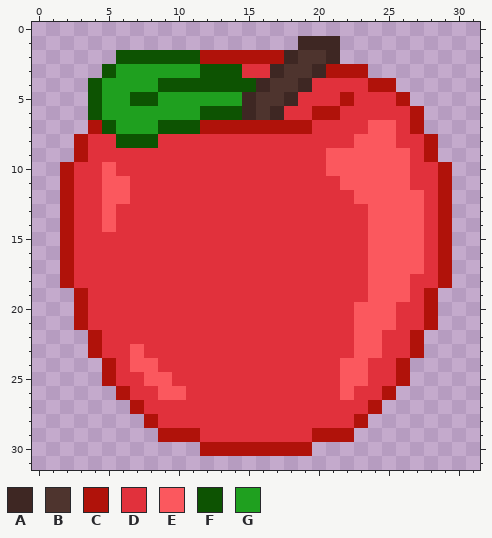
Edited in one commit: pixel-art sprite (fruits/sprites/fruit_apple.png). This is how it looked before the edit.
The file is 32x32 pixels.
Palette (. is transparent): A #3e2723  B #4e342e  C #b0120a  D #e1313c  E #fb585e  F #0d5302  G #1fa01f
Pixels before, first column x 2:
 1 .................AAA........
 2 ....FFFFFFCCCCCCABBA........
 3 ...FGGGGGGFFFDDABBACCC......
 4 ..FGGGGFFFFFFFABBADDDDCC....
 5 ..FGGFFGGGGGGABBADDDCDDDC...
 6 ..FGGGGGGGFFFABADDCCDDDDDC..
 7 ..CFGGGFFFCCCCCCCCDDDDEEDC..
 8 .CDDFFFDDDDDDDDDDDDDDEEEDDC.
 9 .CDDDDDDDDDDDDDDDDDEEEEEEDC.
10 CDDEDDDDDDDDDDDDDDDEEEEEEDDC
11 CDDEEDDDDDDDDDDDDDDDEEEEEDDC
12 CDDEEDDDDDDDDDDDDDDDDEEEEEDC
13 CDDEDDDDDDDDDDDDDDDDDDEEEEDC
14 CDDEDDDDDDDDDDDDDDDDDDEEEEDC
15 CDDDDDDDDDDDDDDDDDDDDDEEEEDC
16 CDDDDDDDDDDDDDDDDDDDDDEEEEDC
17 CDDDDDDDDDDDDDDDDDDDDDEEEEDC
18 CDDDDDDDDDDDDDDDDDDDDDEEEDDC
19 .CDDDDDDDDDDDDDDDDDDDDEEEDC.
20 .CDDDDDDDDDDDDDDDDDDDEEEDDC.
21 .CDDDDDDDDDDDDDDDDDDDEEEDDC.
22 ..CDDDDDDDDDDDDDDDDDDEEDDC..
23 ..CDDEDDDDDDDDDDDDDDDEEDDC..
24 ...CDEEDDDDDDDDDDDDDEEDDC...
25 ...CDDEEDDDDDDDDDDDDEEDDC...
26 ....CDDEEDDDDDDDDDDDEDDC....
27 .....CDDDDDDDDDDDDDDDDC.....
28 ......CDDDDDDDDDDDDDDC......
29 .......CCCDDDDDDDDCCC.......
30 ..........CCCCCCCC..........
The same view after the edit:
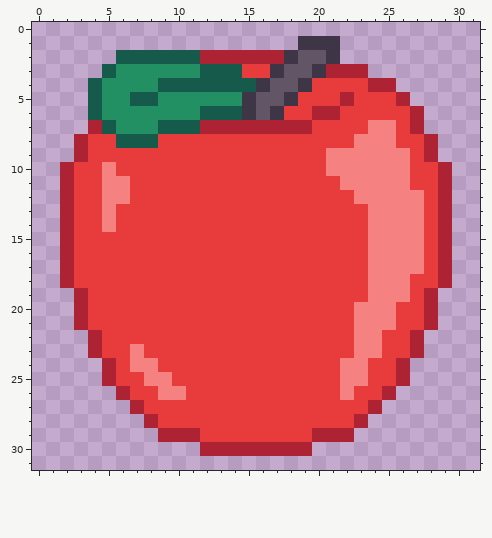
The exact change:
Colour A changes from #3e2723 to #3e3546.
Colour B changes from #4e342e to #625565.
Colour C changes from #b0120a to #ae2334.
Colour D changes from #e1313c to #e83b3b.
Colour E changes from #fb585e to #f68181.
Colour F changes from #0d5302 to #165a4c.
Colour G changes from #1fa01f to #239063.
Pixel boxes of the changes (left, top, right, bottom) in both pictures:
changed: (60, 36, 452, 456)
